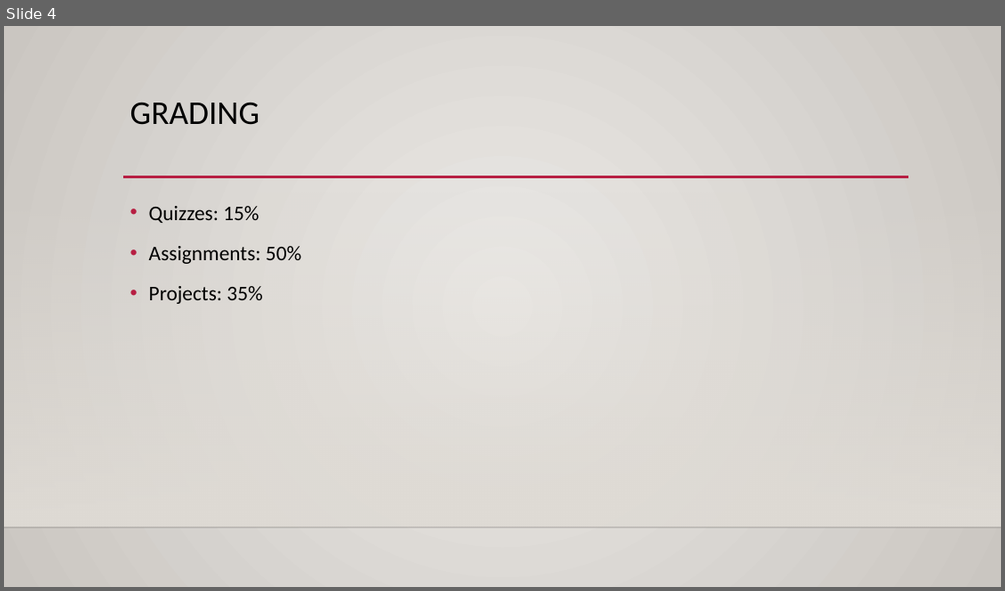
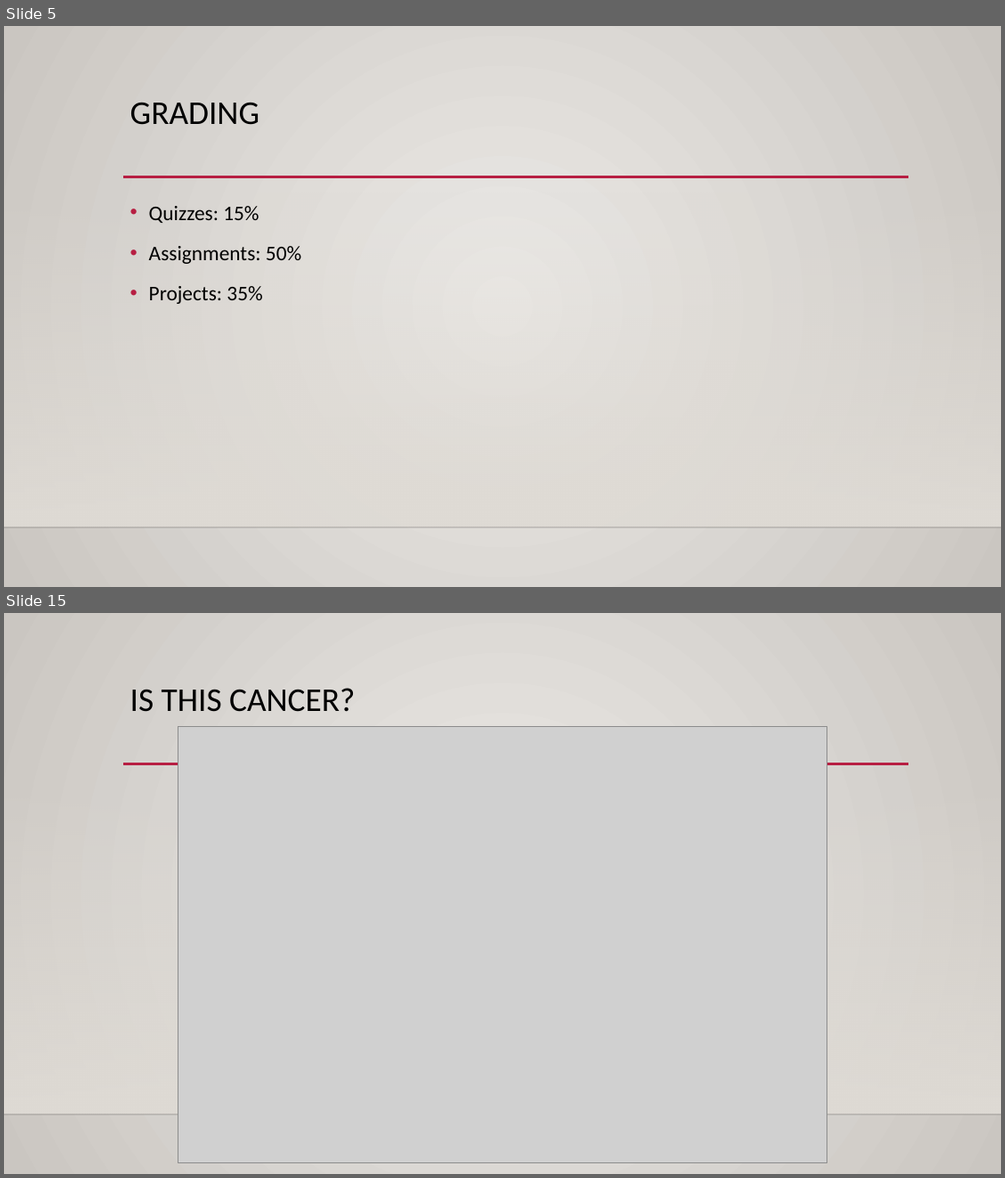
Before and after one commit to glennybarnes/Intro_to_Machine_Learning_Students, a slide deck: reference_content/Slides/Intro.pptx. Shown one above the other, each under a label of ours: slide 4 before the commit, slides 5 and 15 after it; the slides between them are not shown. The pictures are 1005x591 and 1005x1178 pixels, drawn with LibreOffice and Linux fonts; fonts in the diff are those of the drawing; grey boxes stand for pictures; background and template pictures are left out. Boxes give left, top, right and bottom in pixels: in the first picture for what was removed or moved away, otherwise in the second. Text is boxed around its words. In the diff, an @@ line names an element or a change of style, - is before the commit and + after.

```diff
--- a/reference_content/Slides/Intro.pptx
+++ b/reference_content/Slides/Intro.pptx
@@ slide 15 added at (x1=4, y1=613, x2=1001, y2=1174), background gradient #ECEAE7 to #CAC7C1; not listed: 3 template elements that a slide beside it also shows @@
@@ title added at (x1=130, y1=688, x2=355, y2=712), 32 pt, text #000000 @@
+IS THIS CANCER?
@@ picture added at (x1=178, y1=727, x2=827, y2=1163) @@
@@ what was slide 4 is now slide 5 @@
```
Also in this commit, not shown: 6 slides changed, 20 other slides added, 3 other files.
